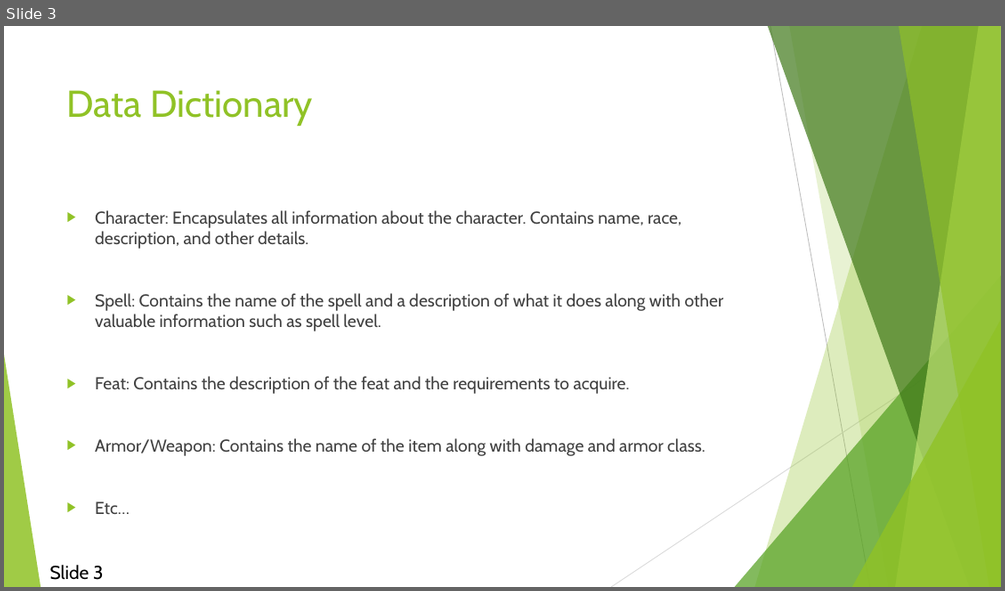
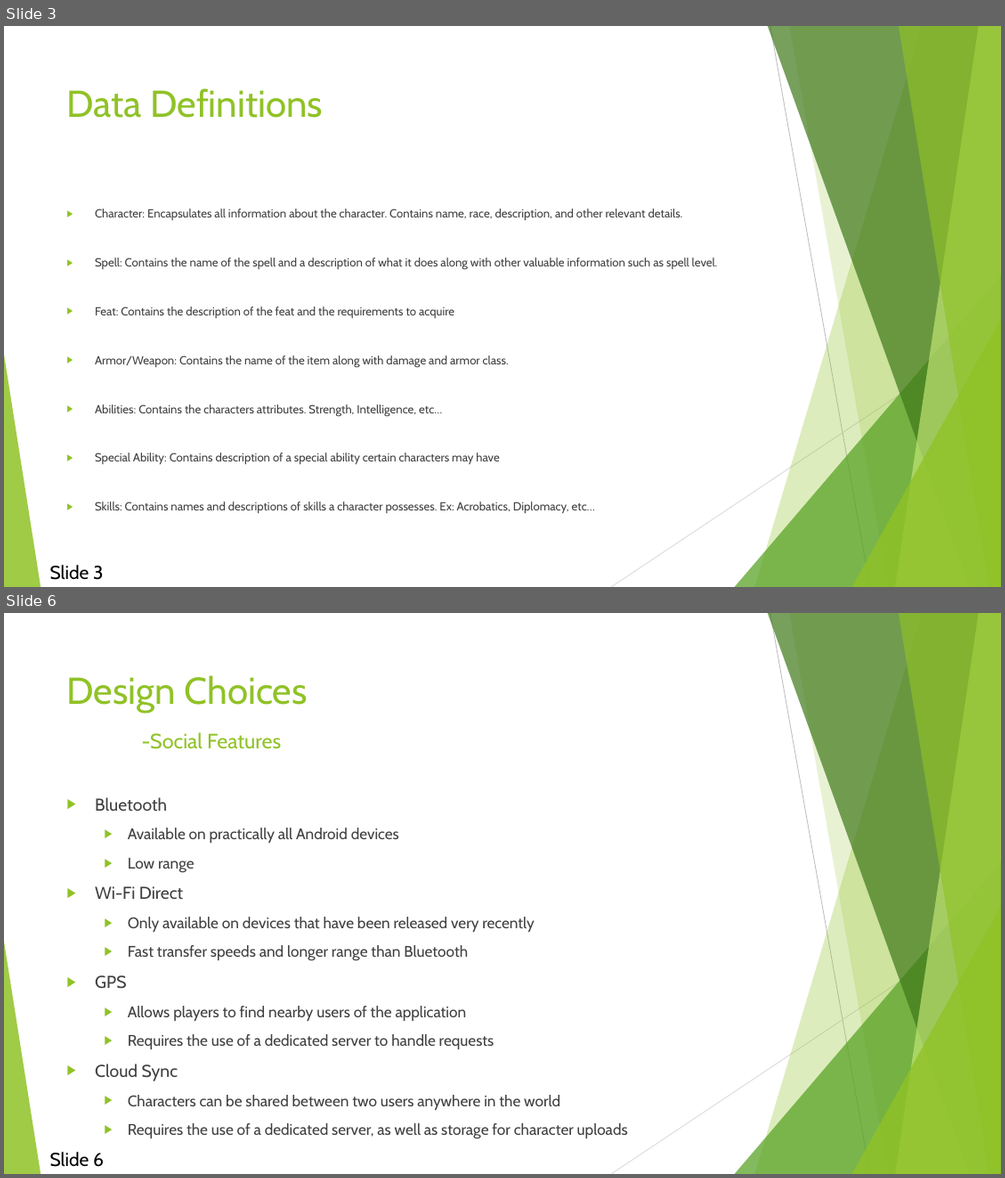
Before and after one commit to djcindric/Pathfinder-Player-Tool, a slide deck: Documentation/Demo 2.pptx. Shown one above the other, each under a label of ours: slide 3 before the commit, slides 3 and 6 after it; the slides between them are not shown. The pictures are 1005x591 and 1005x1178 pixels, drawn with LibreOffice and Linux fonts; fonts in the diff are those of the drawing. Boxes give left, top, right and bottom in pixels: in the first picture for what was removed or moved away, otherwise in the second. Text is boxed around its words. In the diff, an @@ line names an element or a change of style, - is before the commit and + after.

```diff
--- a/Documentation/Demo 2.pptx
+++ b/Documentation/Demo 2.pptx
@@ slide 6 added at [4,613,1001,1174], background #FFFFFF; not listed: 10 template elements that a slide beside it also shows @@
@@ title added at [67,675,307,749], 20 pt, text #90C226 @@
+Design Choices
+-Social Features
@@ text added at [95,797,628,1139], 14.8 pt, text #404040 @@
+▶ Bluetooth
+  ▶ Available on practically all Android devices
+  ▶ Low range
+▶ Wi-Fi Direct
+  ▶ Only available on devices that have been released very recently
+  ▶ Fast transfer speeds and longer range than Bluetooth
+▶ GPS
+  ▶ Allows players to find nearby users of the application
+  ▶ Requires the use of a dedicated server to handle requests
+▶ Cloud Sync
+  ▶ Characters can be shared between two users anywhere in the world
+  ▶ Requires the use of a dedicated server, as well as storage for character uploads
@@ text added at [50,1151,104,1167], 18 pt, text #000000 @@
+Slide 6
@@ slide 3 changed as well @@
@@ title at [67,88,323,118]: text changed @@
-Data Dictionary
+Data Definitions
@@ text at [95,208,683,220]: text changed; size 16.6 to 11.2 pt @@
-▶ Character: Encapsulates all information about the character. Contains name, race, description, and other details.
+▶ Character: Encapsulates all information about the character. Contains name, race, description, and other relevant details.
@@ text at [95,257,718,368]: size 16.6 to 11.2 pt in "Spell: Contains the name of the spell ...", "Armor/Weapon: Contains the name of the item ..." @@
@@ text at [95,306,454,318]: text changed; size 16.6 to 11.2 pt @@
-▶ Feat: Contains the description of the feat and the requirements to acquire.
+▶ Feat: Contains the description of the feat and the requirements to acquire
@@ text at [95,404,595,513]: text changed; size 16.6 to 11.2 pt @@
-▶ Etc…
+▶ Abilities: Contains the characters attributes. Strength, Intelligence, etc…
+▶ Special Ability: Contains description of a special ability certain characters may have
+▶ Skills: Contains names and descriptions of skills a character possesses. Ex: Acrobatics, Diplomacy, etc…
```
Also in this commit, not shown: 3 other slides changed, 4 other slides added, 1 slide removed.
